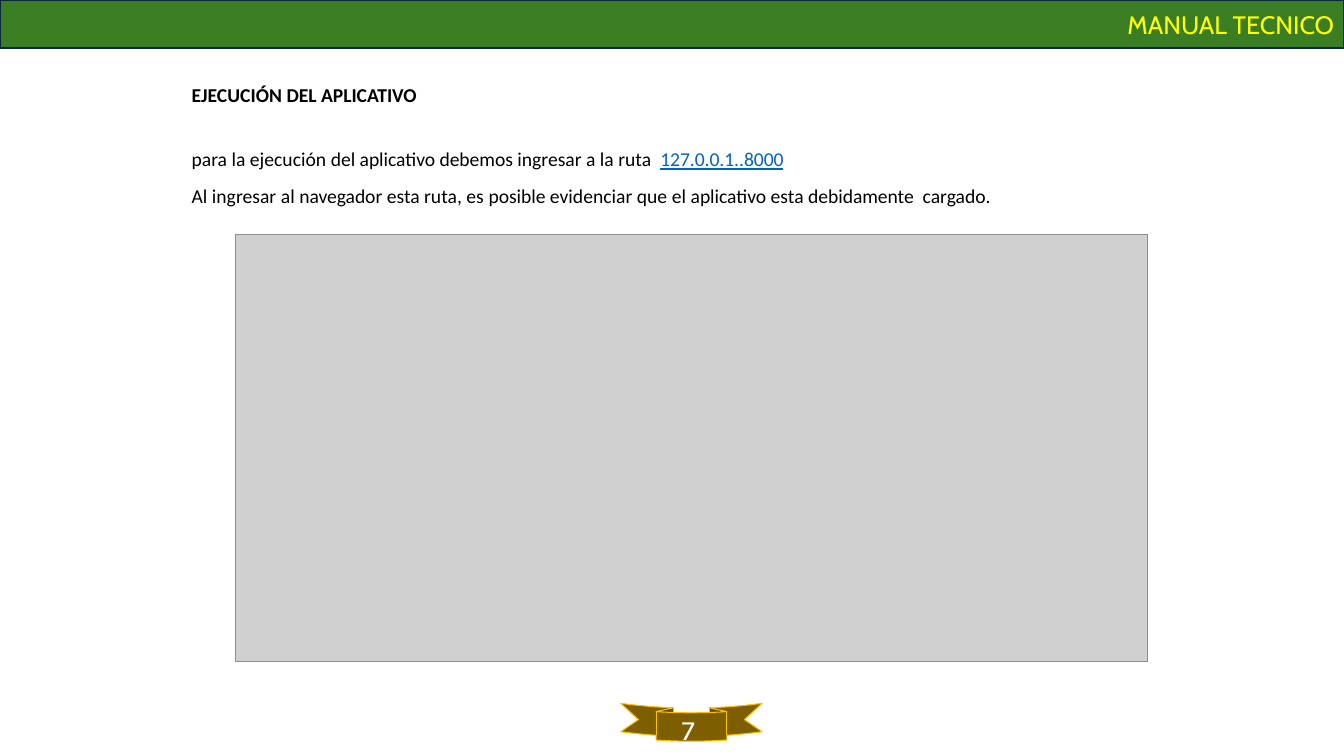
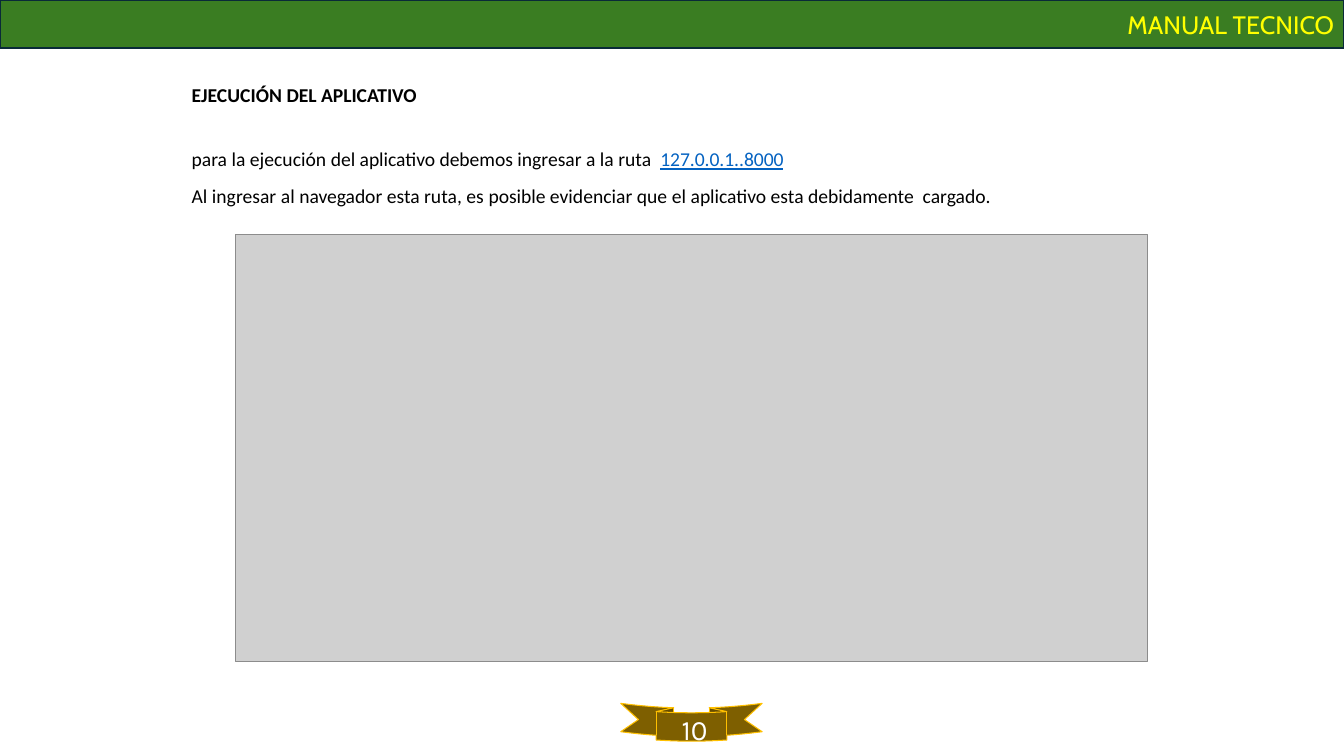
Before and after one commit to Nicolasgil06/CANCHEROS, a slide deck: slide 10 of assets/docs/Trimestre V/03_Manual_Técnico/CANCHEROS manual tecnico.pptx (slide 7 before the commit). Drawn at 1344x756 pixels with LibreOffice and Linux fonts; fonts in the diff are those of the drawing; grey boxes stand for pictures. Boxes give left, top, right and bottom in pixels: in the first picture for what was removed or moved away, otherwise in the second. Text is boxed around its words. In the diff, an @@ line names an element or a change of style, - is before the commit and + after.

```diff
--- a/assets/docs/Trimestre V/03_Manual_Técnico/CANCHEROS manual tecnico.pptx
+++ b/assets/docs/Trimestre V/03_Manual_Técnico/CANCHEROS manual tecnico.pptx
@@ text at (682,722,708,748): text changed @@
-7
+10
```
Also in this commit, not shown: 3 slides added, 4 other files.
